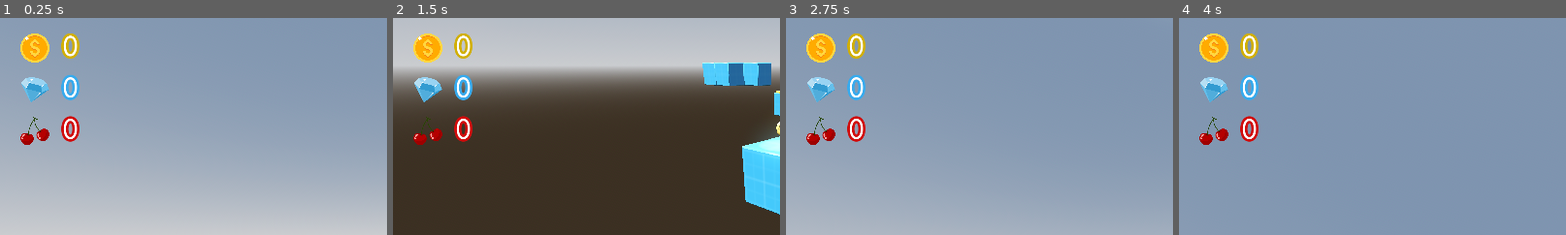
Above: before the commit, frames 1-4 (left to right).
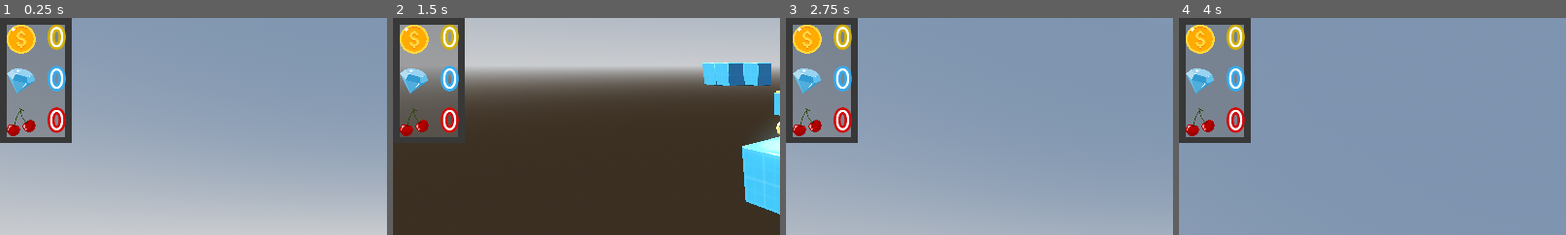
Above: after the commit, the same moments.

Repository: AbsoluteZer0527/My-first-3D-Godot-game
Game: Godot game, scene res://Scenes/game_scene.tscn
Two runs of this game, one before a commit and one after it. Both use one fixed random seed, a clock stepped at 60 frames per second and the inputs below.
Inputs (mouse positions are % of the whole screen's width and height, from its top left):
- Up to frame 1 (0.25 s): no input
- Up to frame 2 (1.5 s): tap Enter (ui_accept) at 0.5, 0.77 s; move the mouse to (55, 50) at 0.52 s; hold W (forward) 0.53-1.28 s; tap Tab at 0.6, 1.35 s; move the mouse to (30, 55) at 1.27 s; hold S (backward) from 1.28 s (still down)
- Up to frame 3 (2.75 s): tap Enter (ui_accept) at 1.52 s; move the mouse to (52, 48) at 2.02 s; release S (backward) at 2.03 s; hold W (forward) from 2.03 s (still down); tap Tab at 2.1 s
- Up to frame 4 (4 s): keep holding W (forward); tap Enter (ui_accept) at 2.75, 3.02, 3.77 s; move the mouse to (45, 70) at 2.77 s; tap Tab at 2.85, 3.6 s; move the mouse to (57, 51) at 3.52 s
The pictures show only the part of the screen within x 0-50%, y 0-50%; the shares and areas given below are measured in that part.

The runs differ from the first frame. In frame 1, 11% of the frame differs, in the area x 0-21%, y 0-59%; in frame 2, 9.6%; in frame 3, 11%; in frame 4, 11%.

Commit message:
Created Panel Container using theme for the UI

Diff:
--- a/First-3D/new-game-project/Scenes/game_scene.tscn
+++ b/First-3D/new-game-project/Scenes/game_scene.tscn
@@ -307,61 +307,63 @@
 
 [node name="UI" type="CanvasLayer" parent="."]
 
-[node name="VBoxContainer" type="VBoxContainer" parent="UI"]
-offset_left = 1.0
-offset_top = 1.0
-offset_right = 245.0
-offset_bottom = 354.0
+[node name="PanelContainer" type="PanelContainer" parent="UI"]
+offset_right = 178.0
+offset_bottom = 311.0
+theme = ExtResource("9_4xiap")
+
+[node name="VBoxContainer" type="VBoxContainer" parent="UI/PanelContainer"]
+layout_mode = 2
 size_flags_horizontal = 0
 size_flags_vertical = 0
 theme_override_constants/separation = 30
 alignment = 1
 
-[node name="HBoxContainer2" type="HBoxContainer" parent="UI/VBoxContainer"]
+[node name="HBoxContainer2" type="HBoxContainer" parent="UI/PanelContainer/VBoxContainer"]
 layout_mode = 2
 theme_override_constants/separation = 30
 alignment = 1
 
-[node name="TextureRect2" type="TextureRect" parent="UI/VBoxContainer/HBoxContainer2"]
+[node name="TextureRect2" type="TextureRect" parent="UI/PanelContainer/VBoxContainer/HBoxContainer2"]
 layout_mode = 2
 texture = ExtResource("10_wywco")
 expand_mode = 2
 stretch_mode = 5
 
-[node name="Label2" type="Label" parent="UI/VBoxContainer/HBoxContainer2"]
+[node name="Label2" type="Label" parent="UI/PanelContainer/VBoxContainer/HBoxContainer2"]
 layout_mode = 2
 theme = ExtResource("9_4xiap")
 theme_type_variation = &"CoinLabel"
 text = "0"
 
-[node name="HBoxContainer" type="HBoxContainer" parent="UI/VBoxContainer"]
+[node name="HBoxContainer" type="HBoxContainer" parent="UI/PanelContainer/VBoxContainer"]
 layout_mode = 2
 theme_override_constants/separation = 30
 alignment = 1
 
-[node name="TextureRect" type="TextureRect" parent="UI/VBoxContainer/HBoxContainer"]
+[node name="TextureRect" type="TextureRect" parent="UI/PanelContainer/VBoxContainer/HBoxContainer"]
 layout_mode = 2
 texture = ExtResource("8_uscyt")
 expand_mode = 2
 stretch_mode = 5
 
-[node name="Label" type="Label" parent="UI/VBoxContainer/HBoxContainer"]
+[node name="Label" type="Label" parent="UI/PanelContainer/VBoxContainer/HBoxContainer"]
 layout_mode = 2
 theme = ExtResource("9_4xiap")
 text = "0"
 
-[node name="HBoxContainer3" type="HBoxContainer" parent="UI/VBoxContainer"]
+[node name="HBoxContainer3" type="HBoxContainer" parent="UI/PanelContainer/VBoxContainer"]
 layout_mode = 2
 theme_override_constants/separation = 30
 alignment = 1
 
-[node name="TextureRect3" type="TextureRect" parent="UI/VBoxContainer/HBoxContainer3"]
+[node name="TextureRect3" type="TextureRect" parent="UI/PanelContainer/VBoxContainer/HBoxContainer3"]
 layout_mode = 2
 texture = ExtResource("11_ldntv")
 expand_mode = 2
 stretch_mode = 5
 
-[node name="Label3" type="Label" parent="UI/VBoxContainer/HBoxContainer3"]
+[node name="Label3" type="Label" parent="UI/PanelContainer/VBoxContainer/HBoxContainer3"]
 layout_mode = 2
 theme = ExtResource("9_4xiap")
 theme_type_variation = &"CherryLabel"
--- a/First-3D/new-game-project/main_ui.tres
+++ b/First-3D/new-game-project/main_ui.tres
@@ -1,6 +1,14 @@
-[gd_resource type="Theme" load_steps=2 format=3 uid="uid://catwci5u1txuw"]
+[gd_resource type="Theme" load_steps=3 format=3 uid="uid://catwci5u1txuw"]
 
 [ext_resource type="FontFile" uid="uid://mmpl5v1h5ps5" path="res://Assets/Fonts/ZCOOL-Wenyi.ttf" id="1_ke8oh"]
+
+[sub_resource type="StyleBoxFlat" id="StyleBoxFlat_ke8oh"]
+bg_color = Color(0.44, 0.44, 0.44, 0.5019608)
+border_width_left = 16
+border_width_top = 16
+border_width_right = 16
+border_width_bottom = 16
+border_color = Color(0.22, 0.22, 0.22, 1)
 
 [resource]
 CherryLabel/base_type = &"Label"
@@ -11,3 +19,4 @@
 Label/constants/outline_size = 24
 Label/font_sizes/font_size = 72
 Label/fonts/font = ExtResource("1_ke8oh")
+PanelContainer/styles/panel = SubResource("StyleBoxFlat_ke8oh")
